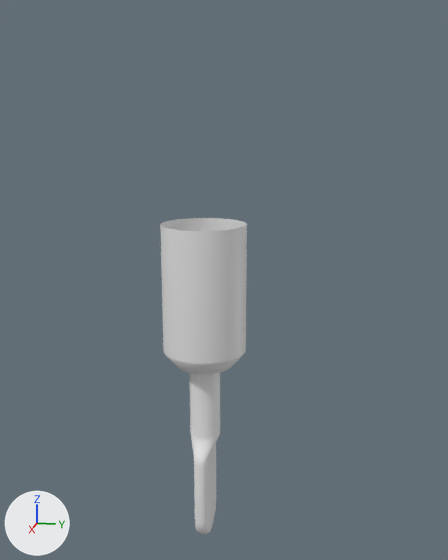
Before and after pictures for a commit that changed the OBJ model meshes/instruments/tip/184/tip_184.obj.
Rendered twice from a 50 mm lens placed at (0.2355, 0.0433, 0.1731), pointed at (-0.0018, -0.0042, 0.1138). Arrows for +X, +Y and +Z are at lower left; the lights stay in place. The picture after the commit comes second. Where no turn or scale is listed for an object, it has been applied to the vertices.

In view in the first picture: 'tool_jaw.001'.
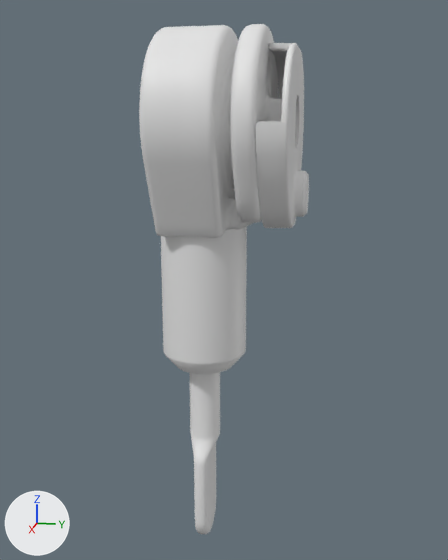
Changed parts and their boxes [x1, y1, x2, y2] in the pictures (448 x 560 px):
```json
{"object": "tool_jaw.001", "change": "reshaped", "before": [160, 218, 247, 534], "after": [139, 24, 309, 534], "on screen": "94% wider, 61% taller"}
{"part": 1, "of": "me_tool_jaw_001", "change": "added", "after": [139, 24, 299, 238]}
{"part": 2, "of": "me_tool_jaw_001", "change": "added", "after": [256, 43, 309, 228]}
```

The change, as JSON lines over the scene's bpy script:
```json
{"op": "add", "block": "mat_tool_jaw_transparent", "code": ["mat_tool_jaw_transparent = principled_material('tool_jaw_transparent')", "mat_tool_jaw_transparent.base_color = (0.8, 0.8, 0.8)  # white #e7e7e7"]}
{"block": "me_tool_jaw_001", "where": "# used by ob_tool_jaw_001; location = (0.0, 0.0, 0.0)"}
{"op": "remove", "block": "me_tool_jaw_001", "code": "me_tool_jaw_001.from_pydata(...)  # 637 vertices, 652 faces; spans x -0.017..0.017, y -0.0289..0.0051, z 0.0..0.1364"}
{"op": "add", "block": "me_tool_jaw_001", "code": "me_tool_jaw_001.from_pydata(...)  # 5202 vertices, 5336 faces; spans x -0.034..0.0336, y -0.0289..0.0281, z 0.0..0.2087"}
{"block": "me_tool_jaw_001", "change": "me_tool_jaw_001 part 1: a new loose piece of 2570 vertices spanning x -0.0336..0.0336, y -0.0277..0.0236, z 0.1338..0.2087, in mat_tool_jaw_transparent (white #e7e7e7)"}
{"block": "me_tool_jaw_001", "change": "me_tool_jaw_001 part 2: a new loose piece of 1995 vertices spanning x -0.034..0.0325, y 0.0131..0.0281, z 0.1359..0.2019, in mat_tool_jaw_transparent (white #e7e7e7)"}
{"op": "add", "block": "me_tool_jaw_001", "code": "me_tool_jaw_001.materials.append(mat_tool_jaw_transparent)  # white #e7e7e7"}
```
